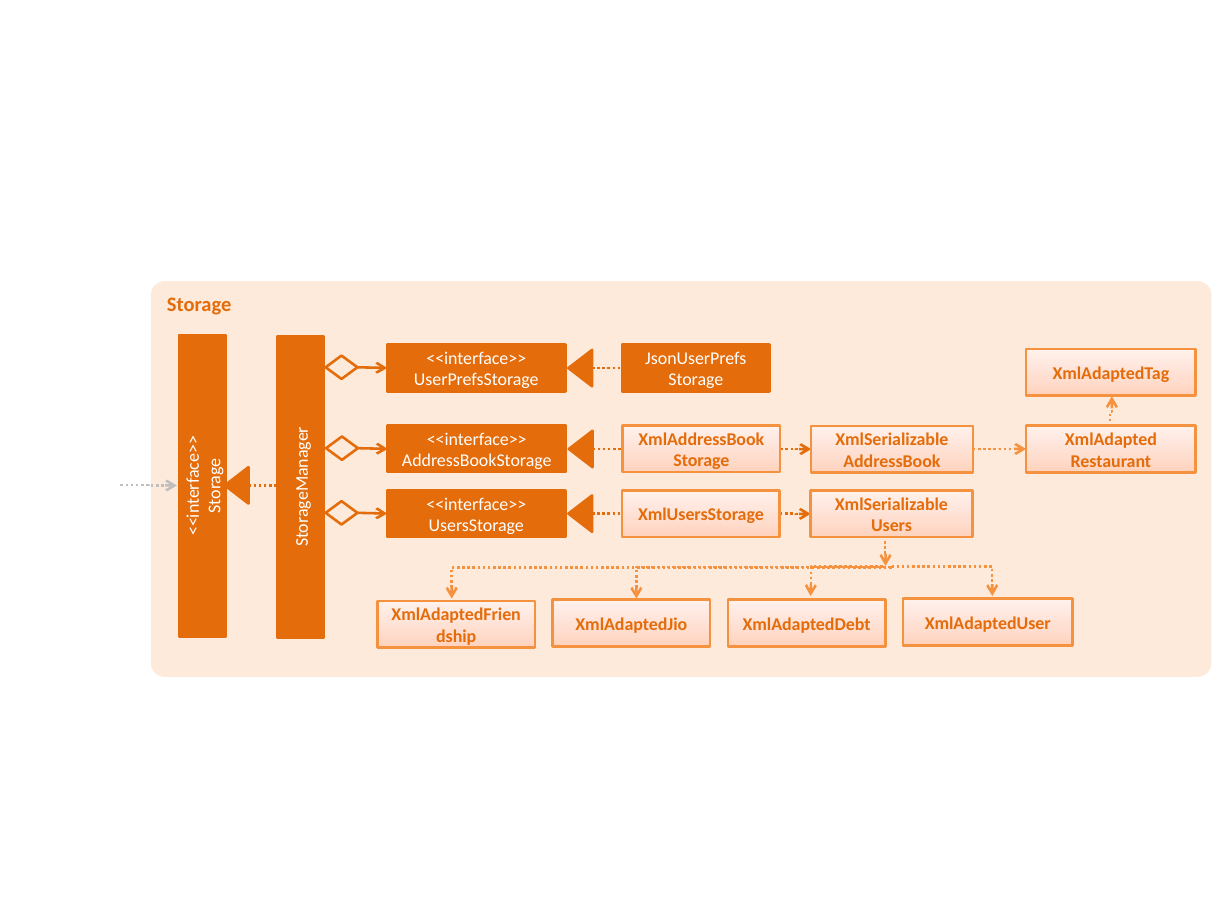
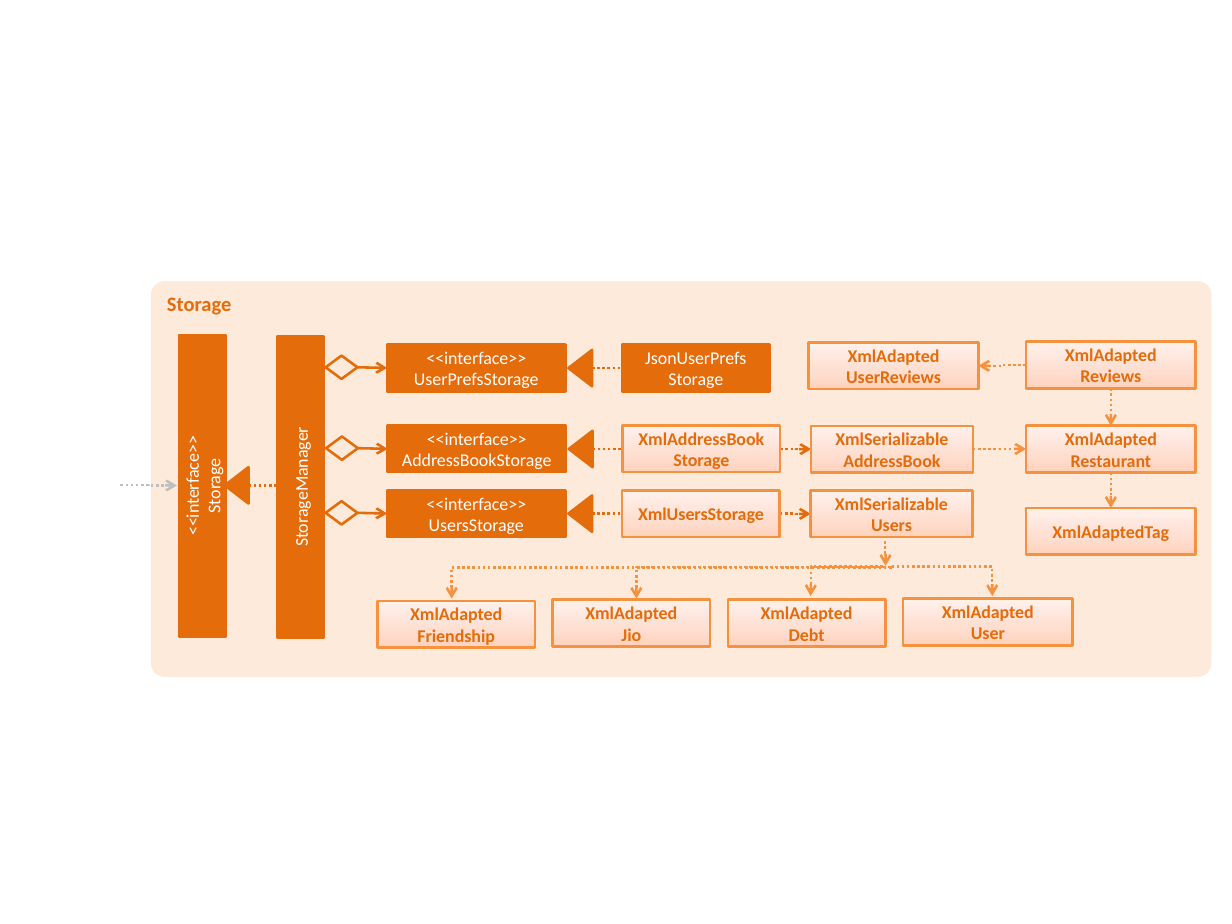
Before and after one commit to yewwoei/main, a slide deck: slide 1 of docs/diagrams/StorageComponentClassDiagram.pptx. Drawn at 1232x924 pixels with LibreOffice and Linux fonts; fonts in the diff are those of the drawing. Boxes give left, top, right and bottom in pixels: in the first picture for what was removed or moved away, otherwise in the second. Text is boxed around its words. In the diff, an @@ line names an element or a change of style, - is before the commit and + after.

Commit message:
Updated Documentation. UserGuide and Developer Guide.

```diff
--- a/docs/diagrams/StorageComponentClassDiagram.pptx
+++ b/docs/diagrams/StorageComponentClassDiagram.pptx
@@ rectangle added at (808, 342, 978, 389), fill gradient #FFD2BD to #FFDED0 to #FFF2ED, outline #F69240 1.5 pt, 10.5 pt, text #E46C0A, bold @@
+XmlAdapted
+UserReviews
@@ rectangle added at (1026, 341, 1196, 388), fill gradient #FFD2BD to #FFDED0 to #FFF2ED, outline #F69240 1.5 pt, 10.5 pt, text #E46C0A, bold @@
+XmlAdapted
+Reviews
@@ elbow arrow added from (1026, 365) to (978, 366), #F69240 1.5 pt dashed @@
@@ elbow arrow added from (1111, 388) to (1111, 426), #F69240 1.5 pt dashed @@
@@ elbow arrow moved from (1110, 426) - (1111, 397) to (1111, 472) - (1111, 508) @@
@@ rectangle "XmlAdaptedTag": place and size @@
-rectangle "XmlAdaptedTag" at (1026, 349, 1196, 395)
+rectangle "XmlAdaptedTag" at (1026, 508, 1196, 554)
@@ text in rectangle at (410, 607, 502, 647): text changed @@
-XmlAdaptedFriendship
+XmlAdapted
+Friendship
@@ text in rectangle at (585, 606, 677, 646): text changed @@
-XmlAdaptedJio
+XmlAdapted
+Jio
@@ text in rectangle at (761, 606, 853, 646): text changed @@
-XmlAdaptedDebt
+XmlAdapted
+Debt
@@ text in rectangle at (942, 605, 1034, 645): text changed @@
-XmlAdaptedUser
+XmlAdapted
+User
```
Also in this commit, not shown: 7 other files.
